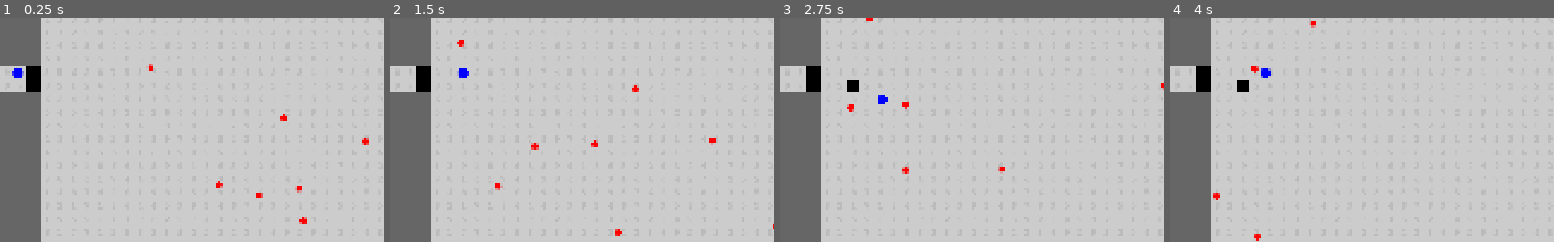
Above: before the commit, frames 1-4 (left to right).
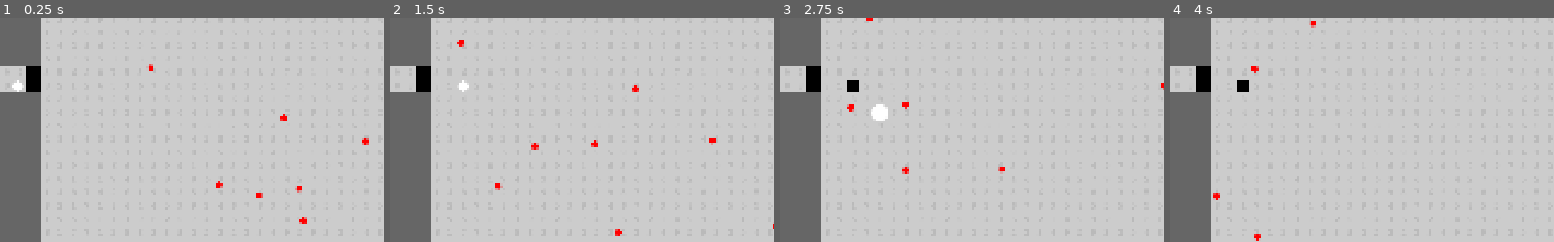
Above: after the commit, the same moments.

Repository: njamster/gmtk_jam_2026
Game: Godot game, scene res://game.tscn
Same seed, same stepped clock (60 frames per second), same inputs: the game is played once before the commit and once after it.
Inputs:
- Up to frame 1 (0.25 s): no input
- Up to frame 2 (1.5 s): hold D (move_right) 0.53-1.28 s; hold S (move_down) from 1.28 s (still down)
- Up to frame 3 (2.75 s): release S (move_down) at 2.03 s; hold D (move_right) from 2.03 s (still down)
- Up to frame 4 (4 s): release D (move_right) at 2.78 s; hold W (move_up) 2.78-3.53 s; hold A (move_left) from 3.53 s (still down)
The pictures show only the part of the screen within x 0-50%, y 37-87%; the shares and areas given below are measured in that part.

The runs differ from the first frame. In frame 1, 0.2% of the frame differs, in the area x 3-7%, y 22-34%; in frame 2, 0.2%; in frame 3, 0.4%, in the area x 23-29%, y 34-46%; in frame 4, 0.1%.

Commit message:
Only assign a player ID in multiplayer

Diff:
--- a/game.gd
+++ b/game.gd
@@ -9,7 +9,8 @@
 
 	for i in Global.num_players:
 		var player := preload("res://player/player.tscn").instantiate()
-		player.id = i + 1
+		if Global.num_players > 1:
+			player.id = i + 1
 		if player.id == 1:
 			player.global_position = $TileMap.map_to_local(Vector2i(0, 16))
 		else:
